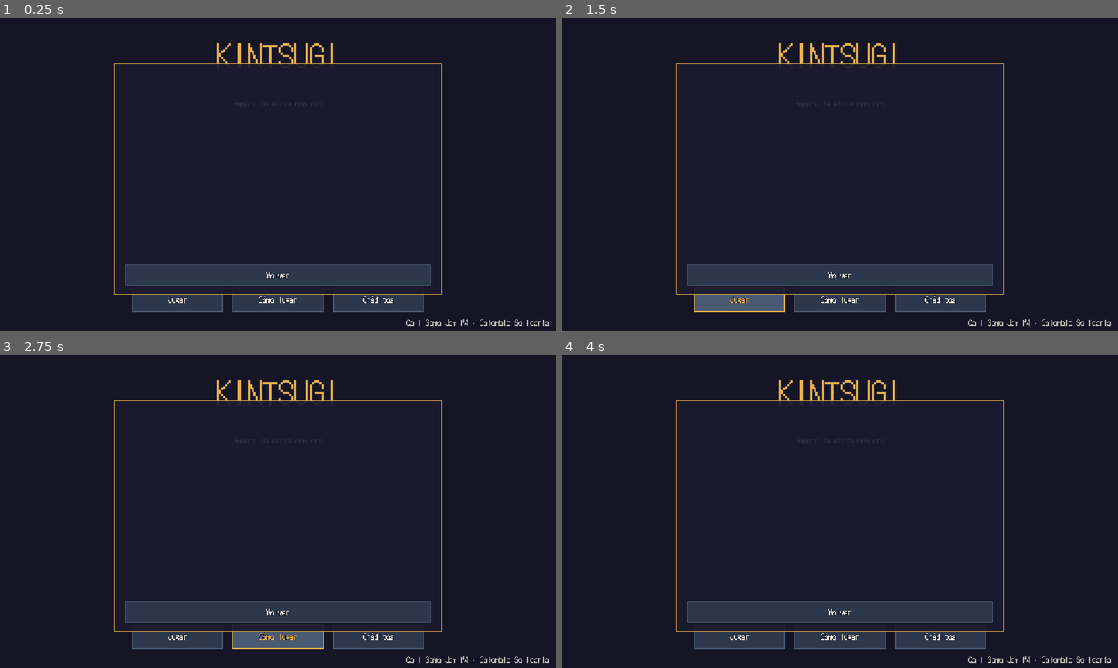
Above: before the commit, frames 1-4 (two rows, left to right).
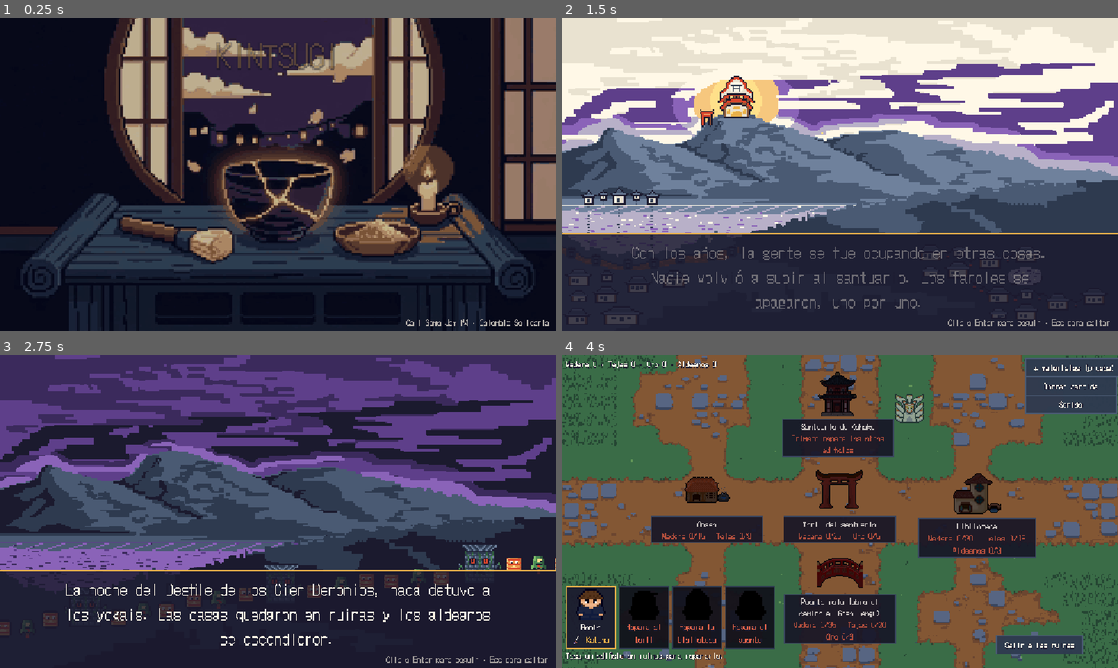
Above: after the commit, the same moments.

Repository: dotrashtrash-png/kintsugi
Game: Godot game, scene res://escenas/ui/MenuPrincipal.tscn
The game is run twice, just before and just after one commit, with the same random seed, the same clock (stepped at 60 frames per second) and the same inputs.
Inputs (mouse positions are in pixels of both pictures, inside the frame that each line leads up to):
- Up to frame 1 (0.25 s): no input
- Up to frame 2 (1.5 s): click (739, 299) at 0.5 s, where only the run before the commit has a clickable "Jugar"; click (739, 299) at 1.25 s, where only the run before the commit has a clickable "Jugar"
- Up to frame 3 (2.75 s): click (278, 636) at 2 s, where only the run before the commit has a clickable "Cómo jugar"
- Up to frame 4 (4 s): click (840, 636) at 2.75 s, where only the run before the commit has a clickable "Cómo jugar"; tap Enter (ui_accept) at 3.5, 3.77 s; move the mouse to (962, 495) at 3.52 s; hold D (derecha) from 3.53 s (still down); tap P at 3.6 s; click (962, 495) at 3.67 s

The runs differ from the first frame. In frame 1, 42% of the frame differs, in the area x 0-100%, y 0-94%; in frame 2, 77%; in frame 3, 65%; in frame 4, 87%, in the area x 0-100%, y 0-100%.
Error before the commit: Parse Error: Identifier "Idioma" not declared in the current scope. (res://escenas/ui/menu_principal.gd:125)

Commit message:
Revert "menu repo etc"
This reverts commit 27408bd27eb5ec1fcc4f697d7627ddb78bd7aee0.

Diff:
--- a/escenas/jugador/ofuda.gd
+++ b/escenas/jugador/ofuda.gd
@@ -7,9 +7,6 @@
 var dano := 6
 var cantidad := 1 # talismanes por disparo
 var alcance := 220.0
-const MAXIMO_TALISMANES := 4 # por disparo, para que no se vuelva infinita
-
-@onready var heroe = get_tree().get_first_node_in_group("jugador")
 
 @onready var timer: Timer = $Timer
 
@@ -24,7 +21,7 @@
 	for objetivo in objetivos:
 		var t = TALISMAN.instantiate()
 		t.objetivo = objetivo
-		t.dano = int(round(dano * heroe.poder)) if heroe else dano
+		t.dano = dano
 		get_tree().current_scene.add_child(t)
 		t.global_position = global_position
 
@@ -43,5 +40,5 @@
 # La llama el heroe cuando eligen la ofuda en el menu de mejoras
 func subir_nivel() -> void:
 	nivel += 1
-	cantidad = mini(cantidad + 1, MAXIMO_TALISMANES)
+	cantidad += 1
 	dano += 2
--- a/escenas/ui/MenuPrincipal.tscn
+++ b/escenas/ui/MenuPrincipal.tscn
@@ -109,6 +109,7 @@
 Juan Sebastian Cadavid (juannn) · Código
 Juan Guillermo Miller (miller) · Código
 Juan Jose Villa (limon) · Código
+Steban Lopez (p0xz) · Código
 Luis Miguel Matta (m.r_cronos) · Arte
 
 Arte base: Ninja Adventure de Pixel-boy (CC0)
--- a/project.godot
+++ b/project.godot
@@ -10,17 +10,16 @@
 
 [application]
 
-config/name="KINTSUGI"
+config/name="kintsugi"
 run/main_scene="uid://ds0hnnl7vm728"
 config/features=PackedStringArray("4.7", "GL Compatibility")
-config/icon="res://arte/ui/icono_juego.png"
-boot_splash/bg_color=Color(0.105882, 0.101961, 0.180392, 1)
-boot_splash/show_image=false
+config/icon="res://icon.svg"
 
 [autoload]
 
 Audio="*uid://dpb5i64t6fgcb"
 Estado="*uid://bja6hn013ofjh"
+Idioma="*res://scripts/autoload/Idioma.gd"
 
 [display]
 
Binary file removed: arte/ui/icono_juego.png
Not shown, changed: export_presets.cfg
Not shown, changed: CONTRIBUTING.md
Not shown, changed: README.md
